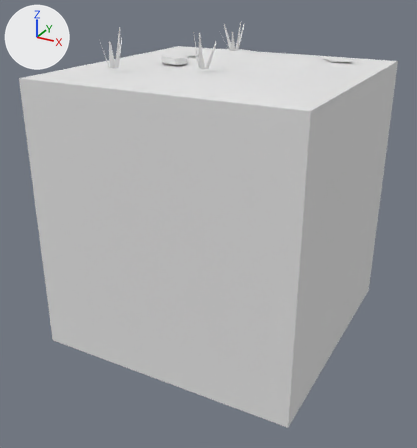
The FBX model Assets/Tiles/Blend/Blend Dark Rock 1.fbx: old version first, new version second.
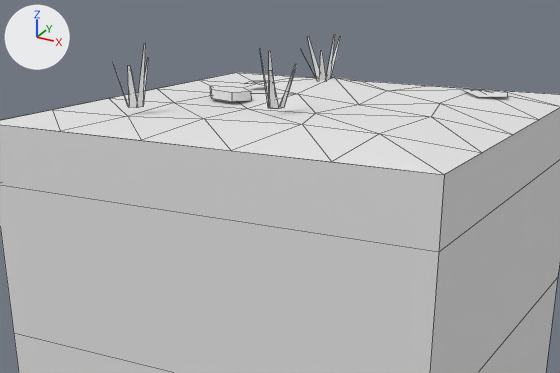
There are two pictures of each version: one whole from a camera (50 mm lens) standing at (1.94, -3.78, 1.7) and looking at (-0.04, -0.17, -0.11), one close up on the part from 7% to 92% of the width and 0% to 53% of the height. Every picture has the same lights, and +X, +Y and +Z are marked at upper left. The first two pictures are the older version. The close-ups show mesh edges as thin lines. Where no turn or scale is listed for an object, it has been applied to the vertices. Vertices at exactly the same position are counted once.

Objects in the first close-up: 'Blend Dark Rock 1'.
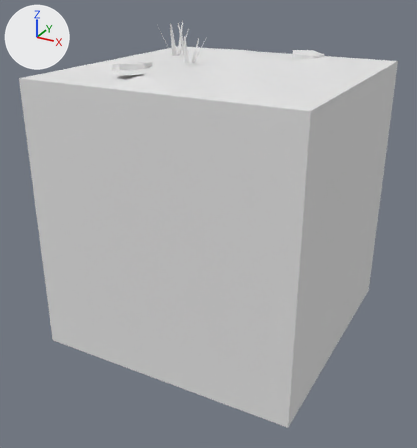
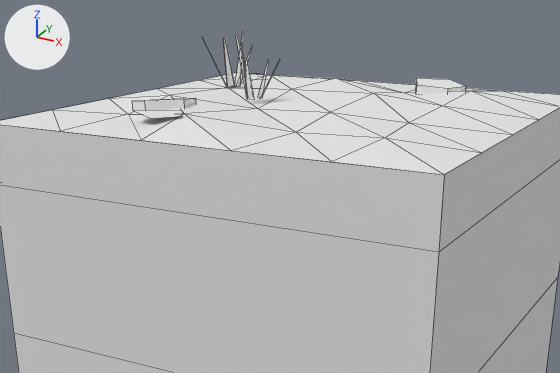
What differs and where, as boxes (x1, y1, x2, y2) in the close-ups (560 x 373 px; the box of a moved part takes in the faces that stretch with it):
```json
{"object": "Blend Dark Rock 1", "change": "reshaped", "before": [0, 34, 560, 373], "after": [0, 32, 560, 373]}
{"part": 1, "of": "me_blend_dark_rock_1", "change": "moved or reshaped", "before": [463, 90, 508, 97], "after": [250, 74, 284, 80]}
{"part": 2, "of": "me_blend_dark_rock_1", "change": "moved or reshaped", "before": [247, 81, 269, 83], "after": [132, 110, 183, 118]}
{"part": 3, "of": "me_blend_dark_rock_1", "change": "moved or reshaped", "before": [260, 49, 270, 108], "after": [241, 42, 247, 90]}
{"part": 4, "of": "me_blend_dark_rock_1", "change": "deleted", "before": [113, 34, 341, 108]}
{"part": 5, "of": "me_blend_dark_rock_1", "change": "reshaped", "before": [239, 51, 481, 174], "after": [132, 32, 480, 174]}
```

Edits to the scene script, one JSON object a line:
```json
{"block": "me_blend_dark_rock_1", "where": "# used by ob_blend_dark_rock_1; location = (0.0, 0.0, 0.0)"}
{"op": "remove", "block": "me_blend_dark_rock_1", "code": "me_blend_dark_rock_1.from_pydata(...)  # 128 vertices, 86 faces; spans x -1.0..1.0, y -1.0..1.0, z -1.0..1.36"}
{"op": "add", "block": "me_blend_dark_rock_1", "code": "me_blend_dark_rock_1.from_pydata(...)  # 118 vertices, 87 faces; spans x -1.0..1.0, y -1.0..1.0, z -1.0..1.35"}
{"block": "me_blend_dark_rock_1", "change": "me_blend_dark_rock_1 part 1: the loose piece of 5 vertices spanning x 0.55..0.77, y 0.4..0.62, z 1.09..1.11 is turned 7.2 degrees about the z axis through its middle and scaled by 1.09, then moved by (-1.24, 0.05, 0.0)"}
{"block": "me_blend_dark_rock_1", "change": "me_blend_dark_rock_1 part 2: the loose piece of 5 vertices spanning x -0.54..-0.39, y 0.29..0.44, z 1.09..1.11 is turned -84.6 degrees about the z axis through its middle and scaled by 1.36, then moved by (0.14, -1.06, 0.0)"}
{"block": "me_blend_dark_rock_1", "change": "me_blend_dark_rock_1 part 3: the loose piece of 4 vertices spanning x -0.08..-0.04, y -0.32..-0.28, z 1.09..1.33 is moved by (-0.21, 0.19, 0.0)"}
{"block": "me_blend_dark_rock_1", "change": "me_blend_dark_rock_1 part 4: 12 loose pieces with 54 vertices, spanning x -0.62..0.04, y -0.62..0.7, z 1.06..1.36, are deleted"}
{"block": "me_blend_dark_rock_1", "change": "me_blend_dark_rock_1 part 5"}
{"block": "me_blend_dark_rock_1", "change": "9 vertices are removed from x -0.06..0.09, y -0.41..-0.26, z 1.09..1.32"}
{"block": "me_blend_dark_rock_1", "change": "3 faces are deleted"}
{"block": "me_blend_dark_rock_1", "change": "19 vertices move from x -0.62..0.65, y -0.61..0.65, z 1.05..1.26 to x -0.61..0.63, y -0.63..0.62, z 1.05..1.11"}
{"block": "me_blend_dark_rock_1", "change": "53 vertices are added at x -0.66..0.5, y -0.58..0.8, z 1.04..1.35"}
{"block": "me_blend_dark_rock_1", "change": "21 new faces join them"}
```
